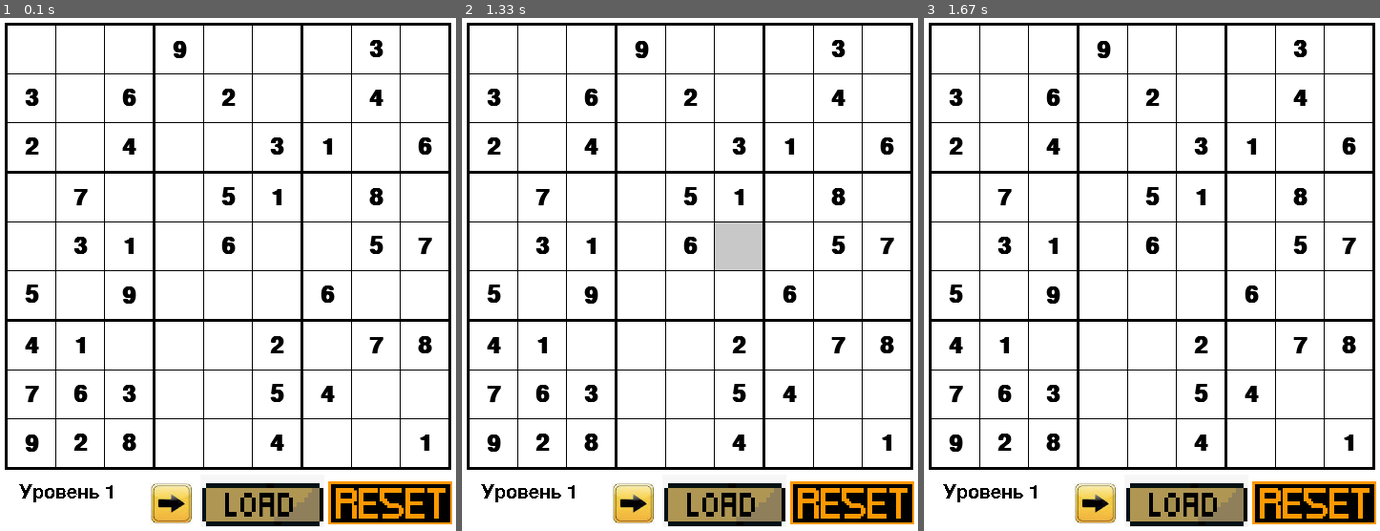
Above: before the commit, frames 1-3 (left to right).
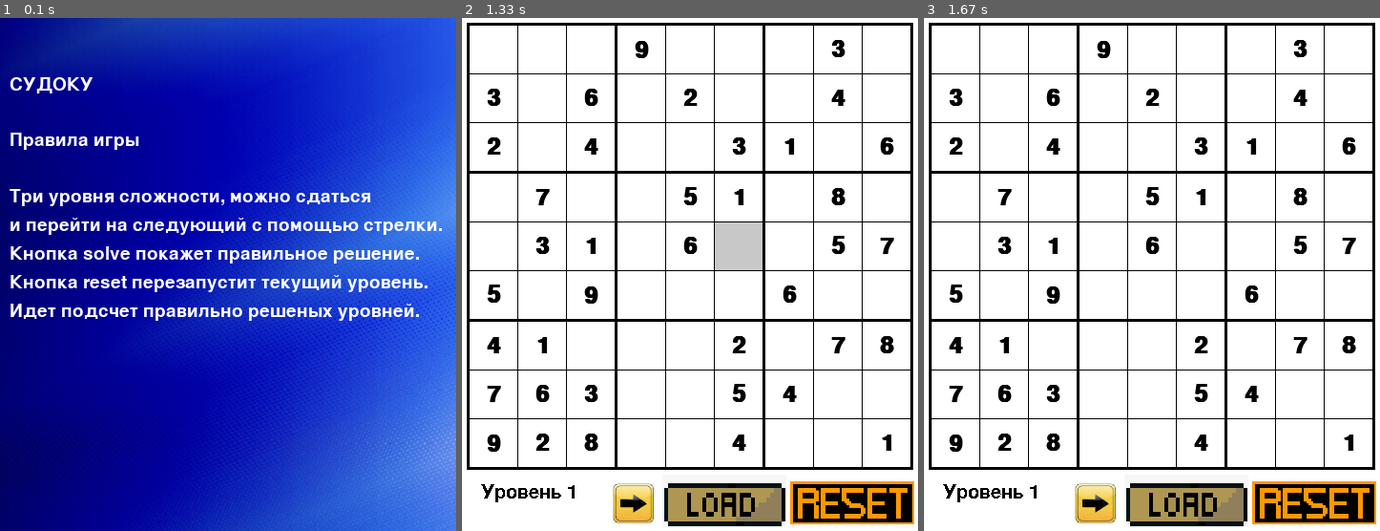
Above: after the commit, the same moments.

Repository: tainella/pygame_liceum
Game: pygame game, started from sudoku.py
Same seed, same stepped clock (60 frames per second), same inputs: the game is played once before the commit and once after it.
Inputs (mouse positions are in pixels of both pictures, inside the frame that each line leads up to):
- Up to frame 1 (0.1 s): no input
- Up to frame 2 (1.33 s): press the mouse at (493, 248) at 0.37 s; move the mouse to (521, 223) at 0.47 s; release the mouse at (548, 197) at 0.6 s; tap Space at 0.67 s; press the mouse at (493, 248) at 1.03 s; move the mouse to (621, 253) at 1.13 s; release the mouse at (744, 259) at 1.27 s
- Up to frame 3 (1.67 s): press the mouse at (1316, 500) at 1.37 s; move the mouse to (1183, 469) at 1.47 s; release the mouse at (1051, 438) at 1.6 s

The runs differ from the first frame. In frame 1, 97% of the frame differs, in the area x 0-100%, y 0-100%; in frame 2, nothing differs; in frame 3, nothing differs.

Commit message:
ui and results

Diff:
--- a/sudoku.py
+++ b/sudoku.py
@@ -1,14 +1,14 @@
 import pygame
 import sys
 import time
-from solver import Cell, Sudoku
+from solver import Sudoku
 from level import Level
+
 from button_sprite import ButtonSprite
+from ui import start_window, end_window
 
 
 pygame.init()
-
-# Set size of game and other constants
 cell_size = 50
 minor_grid_size = 1
 major_grid_size = 3
@@ -33,11 +33,6 @@
 
 
 class RectCell(pygame.Rect):
-    '''
-    A class built upon the pygame Rect class used to represent individual cells in the game.
-    This class has a few extra attributes not contained within the base Rect class.
-    '''
-
     def __init__(self, left, top, row, col):
         super().__init__(left, top, cell_size, cell_size)
         self.row = row
@@ -45,10 +40,7 @@
 
 
 def create_cells():
-    '''Creates all 81 cells with RectCell class.'''
     cells = [[] for _ in range(9)]
-
-    # Set attributes for for first RectCell
     row = 0
     col = 0
     left = buffer + major_grid_size
@@ -57,27 +49,20 @@
     while row < 9:
         while col < 9:
             cells[row].append(RectCell(left, top, row, col))
-
-            # Update attributes for next RectCell
             left += cell_size + minor_grid_size
             if col != 0 and (col + 1) % 3 == 0:
                 left = left + major_grid_size - minor_grid_size
             col += 1
-
-        # Update attributes for next RectCell
         top += cell_size + minor_grid_size
         if row != 0 and (row + 1) % 3 == 0:
             top = top + major_grid_size - minor_grid_size
         left = buffer + major_grid_size
         col = 0
         row += 1
-
     return cells
 
 
 def draw_grid():
-    '''Draws the major and minor grid lines for Sudoku.'''
-    # Draw minor grid lines
     lines_drawn = 0
     pos = buffer + major_grid_size + cell_size
     while lines_drawn < 6:
@@ -86,15 +71,11 @@
         pygame.draw.line(screen, black, (buffer, pos),
                          (width-buffer-1, pos), minor_grid_size)
 
-        # Update number of lines drawn
         lines_drawn += 1
-
-        # Update pos for next lines
         pos += cell_size + minor_grid_size
         if lines_drawn % 2 == 0:
             pos += cell_size + major_grid_size
 
-    # Draw major grid lines
     for pos in range(buffer+major_grid_size//2, width, cell_size*3 + minor_grid_size*2 + major_grid_size):
         pygame.draw.line(screen, black, (pos, buffer),
                          (pos, width-buffer-1), major_grid_size)
@@ -103,21 +84,15 @@
 
 
 def fill_cells(cells, board):
-    '''Fills in all the numbers for the game.'''
     font = pygame.font.Font(None, 36)
-
-    # Fill in all cells with correct value
     for row in range(9):
         for col in range(9):
             if board.board[row][col].value is None:
                 continue
 
-            # Fill in given values
             if not board.board[row][col].editable:
                 font.bold = True
                 text = font.render(f'{board.board[row][col].value}', 1, black)
-
-            # Fill in values entered by user
             else:
                 font.bold = False
                 if board.check_move(board.board[row][col], board.board[row][col].value):
@@ -126,44 +101,31 @@
                 else:
                     text = font.render(
                         f'{board.board[row][col].value}', 1, red)
-
-            # Center text in cell
             xpos, ypos = cells[row][col].center
             textbox = text.get_rect(center=(xpos, ypos))
             screen.blit(text, textbox)
 
 
 def draw_board(active_cell, cells, game):
-    '''Draws all elements making up the board.'''
-    # Draw grid and cells
     draw_grid()
     if active_cell is not None:
         pygame.draw.rect(screen, gray, active_cell)
 
-    # Fill in cell values
     fill_cells(cells, game)
 
 
 def visual_solve(game, cells):
-    '''Solves the game while giving a visual representation of what is being done.'''
-    # Get first empty cell
     cell = game.get_empty_cell()
 
-    # Solve is complete if cell is False
     if not cell:
         return True
 
-    # Check each possible move
     for val in range(1, 10):
-        # Allow game to quit when being solved
         for event in pygame.event.get():
             if event.type == pygame.QUIT:
                 sys.exit()
 
-        # Place value in board
         cell.value = val
-
-        # Outline cell being changed in red
         screen.fill(white)
         draw_board(None, cells, game)
         cell_rect = cells[cell.row][cell.col]
@@ -171,23 +133,17 @@
         pygame.display.update([cell_rect])
         time.sleep(0.05)
 
-        # Check if the value is a valid move
         if not game.check_move(cell, val):
             cell.value = None
             continue
-
-        # If all recursive calls return True then board is solved
         screen.fill(white)
         pygame.draw.rect(screen, green, cell_rect, 5)
         draw_board(None, cells, game)
         pygame.display.update([cell_rect])
         if visual_solve(game, cells):
             return True
-
-        # Undo move is solve was unsuccessful
         cell.value = None
 
-    # No moves were successful
     screen.fill(white)
     pygame.draw.rect(screen, white, cell_rect, 5)
     draw_board(None, cells, game)
@@ -196,49 +152,32 @@
 
 
 def check_sudoku(sudoku):
-    '''
-    Takes a complete instance of Soduku and
-    returns whether or not the solution is valid.
-    '''
-    # Ensure all cells are filled
     if sudoku.get_empty_cell():
         raise ValueError('Game is not complete')
 
-    # Will hold values for each row, column, and box
     row_sets = [set() for _ in range(9)]
     col_sets = [set() for _ in range(9)]
     box_sets = [set() for _ in range(9)]
 
-    # Check all rows, columns, and boxes contain no duplicates
     for row in range(9):
         for col in range(9):
             box = (row // 3) * 3 + col // 3
             value = sudoku.board[row][col].value
 
-            # Check if number already encountered in row, column, or box
             if value in row_sets[row] or value in col_sets[col] or value in box_sets[box]:
                 return False
 
-            # Add value to corresponding set
             row_sets[row].add(value)
             col_sets[col].add(value)
             box_sets[box].add(value)
-
-    # All rows, columns, and boxes are valid
     return True
 
 
-def play(level):
-    '''Contains all the functionality for playing a game of Sudoku.'''
+def play():
+    level = Level()
     game = Sudoku(level.board)
     cells = create_cells()
     active_cell = None
-    solve_rect = pygame.Rect(
-        buffer,
-        height-button_height - button_border*2 - buffer,
-        button_width + button_border*2,
-        button_height + button_border*2
-    )
     all_sprites = pygame.sprite.Group()
     solve_btn_sprite = ButtonSprite(all_sprites, 'load.png', 'load_pressed.png',
                               width - buffer*2 - button_border*4 - button_width*2,
@@ -256,23 +195,19 @@
                                     height - button_height - buffer + 3,
                                     button_height - 5,
                                     button_height - 5)
-    pygame.font.init()
     font = pygame.font.SysFont(pygame.font.get_default_font(), 30)
+    correct_levels = 0
 
     while True:
         for event in pygame.event.get():
             if event.type == pygame.QUIT:
                 sys.exit()
-
-            # Handle mouse click
             if event.type == pygame.MOUSEBUTTONUP:
                 mouse_pos = pygame.mouse.get_pos()
 
-                # Reset button is pressed
                 if reset_btn_sprite.rect.collidepoint(mouse_pos):
                     game.reset()
 
-                # Solve button is pressed
                 if solve_btn_sprite.rect.collidepoint(mouse_pos):
                     screen.fill(white)
                     active_cell = None
@@ -281,34 +216,34 @@
                     all_sprites.update(event)
                     pygame.display.flip()
                     visual_solve(game, cells)
-
-                if next_level_btn.rect.collidepoint(mouse_pos):
-                    # TODO сохранить результаты по текущему уровню
+                    time.sleep(3)
                     level.increase()
                     if level.board:
                         game = Sudoku(level.board)
                         cells = create_cells()
                         active_cell = None
                     else:
-                        # Конец игры
-                        pass
-
-                # Test if point in any cell
+                        return correct_levels
+
+                if next_level_btn.rect.collidepoint(mouse_pos):
+                    level.increase()
+                    if level.board:
+                        game = Sudoku(level.board)
+                        cells = create_cells()
+                        active_cell = None
+                    else:
+                        return correct_levels
+
                 active_cell = None
                 for row in cells:
                     for cell in row:
                         if cell.collidepoint(mouse_pos):
                             active_cell = cell
-
-                # Test if active cell is empty
                 if active_cell and not game.board[active_cell.row][active_cell.col].editable:
                     active_cell = None
 
-            # Handle key press
             if event.type == pygame.KEYUP:
                 if active_cell is not None:
-
-                    # Input number based on key press
                     if event.key == pygame.K_0 or event.key == pygame.K_KP0:
                         game.board[active_cell.row][active_cell.col].value = 0
                     if event.key == pygame.K_1 or event.key == pygame.K_KP1:
@@ -331,29 +266,33 @@
                         game.board[active_cell.row][active_cell.col].value = 9
                     if event.key == pygame.K_BACKSPACE or event.key == pygame.K_DELETE:
                         game.board[active_cell.row][active_cell.col].value = None
-
+            all_sprites.update(event)
         screen.fill(white)
-
-        # Draw board
         draw_board(active_cell, cells, game)
 
-        # Check if game is complete
         if not game.get_empty_cell():
             if check_sudoku(game):
-                # Set the text
-                font = pygame.font.Font(None, 36)
-                text = font.render('Solved!', 1, green)
-                textbox = text.get_rect(center=(solve_rect.center))
-                screen.blit(text, textbox)
-
-        # Update screen
+                correct_levels += 1
+                if level.level_number < 3:
+                    font = pygame.font.Font(None, 36)
+                    text = font.render('Solved!', 1, green)
+                    textbox = text.get_rect(center=(solve_btn_sprite.center))
+                    screen.blit(text, textbox)
+                    # Автоматическая смена уровня
+                    time.sleep(10)
+                    level.increase()
+                    game = Sudoku(level.board)
+                    cells = create_cells()
+                    active_cell = None
+                else:
+                    return correct_levels
+
         all_sprites.draw(screen)
-        all_sprites.update(event)
         text_surface = font.render(f"Уровень {level.level_number}", False, (0, 0, 0))
         screen.blit(text_surface, (20, height - button_height))
         pygame.display.flip()
 
-
 if __name__ == '__main__':
-    level = Level()
-    play(level)
+    start_window(screen)
+    correct_levels = play()
+    end_window(screen, correct_levels)
--- a/ui.py
+++ b/ui.py
@@ -0,0 +1,86 @@
+import pygame
+import sys
+from button_sprite import load_image
+
+cell_size = 50
+minor_grid_size = 1
+major_grid_size = 3
+buffer = 5
+button_height = 50
+button_width = 125
+button_border = 2
+width = cell_size*9 + minor_grid_size*6 + major_grid_size*4 + buffer*2
+height = cell_size*9 + minor_grid_size*6 + \
+    major_grid_size*4 + button_height + buffer*3 + button_border*2
+size = width, height
+white = 255, 255, 255
+
+def terminate():
+    pygame.quit()
+    sys.exit()
+
+def start_window(screen):
+    FPS = 50
+    intro_text = ["СУДОКУ", "",
+                  "Правила игры", "",
+                  "Три уровня сложности, можно сдаться",
+                  "и перейти на следующий с помощью стрелки.",
+                  "Кнопка solve покажет правильное решение.",
+                  "Кнопка reset перезапустит текущий уровень.",
+                  "Идет подсчет правильно решеных уровней."]
+
+    fon = pygame.transform.scale(load_image('fon.png'), size)
+    screen.blit(fon, (0, 0))
+    font = pygame.font.Font(None, 28)
+    text_coord = 50
+    for line in intro_text:
+        string_rendered = font.render(line, 1, white)
+        intro_rect = string_rendered.get_rect()
+        text_coord += 10
+        intro_rect.top = text_coord
+        intro_rect.x = 10
+        text_coord += intro_rect.height
+        screen.blit(string_rendered, intro_rect)
+
+    clock = pygame.time.Clock()
+    while True:
+        for event in pygame.event.get():
+            if event.type == pygame.QUIT:
+                terminate()
+            elif event.type == pygame.KEYDOWN or \
+                    event.type == pygame.MOUSEBUTTONDOWN:
+                return
+        pygame.display.flip()
+        clock.tick(FPS)
+
+def end_window(screen, correct_levels):
+    FPS = 50
+    intro_text = ["КОНЕЦ ИГРЫ", "",
+                  f"Правильно решено уровней: {correct_levels}"]
+
+    if correct_levels < 3:
+        fon = pygame.transform.scale(load_image('fon_bad_end.png'), size)
+    else:
+        fon = pygame.transform.scale(load_image('fon_good_end.png'), size)
+    screen.blit(fon, (0, 0))
+    font = pygame.font.Font(None, 28)
+    text_coord = 50
+    for line in intro_text:
+        string_rendered = font.render(line, 1, white)
+        intro_rect = string_rendered.get_rect()
+        text_coord += 10
+        intro_rect.top = text_coord
+        intro_rect.x = 10
+        text_coord += intro_rect.height
+        screen.blit(string_rendered, intro_rect)
+
+    clock = pygame.time.Clock()
+    while True:
+        for event in pygame.event.get():
+            if event.type == pygame.QUIT:
+                terminate()
+            elif event.type == pygame.KEYDOWN or \
+                    event.type == pygame.MOUSEBUTTONDOWN:
+                return
+        pygame.display.flip()
+        clock.tick(FPS)
Binary file added: data/fon.png
Binary file added: data/fon_bad_end.png
Binary file added: data/fon_good_end.png
Empty file removed: main.py
